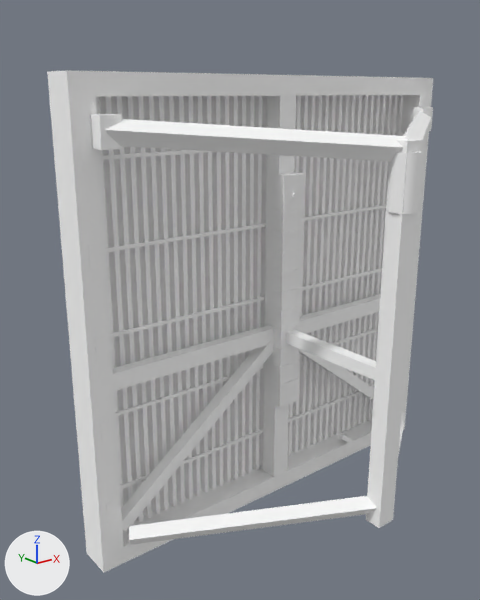
Two versions of the OBJ model src/main/resources/assets/ndidisplays/meshes/blow_through_panel.obj, one commit apart.
The view is the same before and after, from a 50 mm camera at (-0.506, -2.045, 0.966) aimed at (0.351, -0.975, 0.538). The lights are fixed; the arrows at lower left show +X, +Y and +Z. The picture after the commit comes second. Where no turn or scale is listed for an object, it has been applied to the vertices.

The first picture shows 'brace_arm_bot_1', 'brace_arm_top_1', 'brace_mast', 'electronics_column', 'led_strip_4', 'led_strip_5', 'profile_left', 'rail_bottom', 'rail_top', 'rear_diagonal_1', 'rear_rail_mid', 'spine_center' and 63 more.
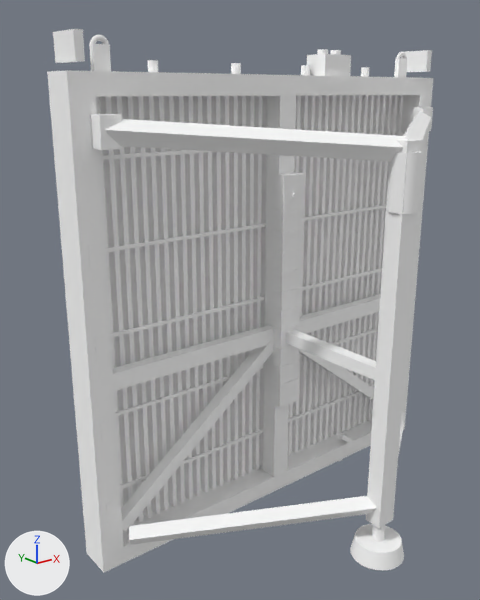
Commit message: Blow-through cabinet keeps every detail of its source mesh

The change, as a list of edits to the scene's bpy script:
```text
Add ob_stand_foot_pad:
    ob_stand_foot_pad = bpy.data.objects.new('stand_foot_pad', me_stand_foot_pad)  # a 28-sided cut cone along z (radius 0.0583 at the low end, 0.05 at the high end) spanning x 0.4417..0.5583, y -1.3288..-1.2121, z 0.0..0.0375; in mat_atlas (its picture is missing)
    ob_stand_foot_pad.location = (0.0, 0.0, 0.0)
Add ob_slot_right_6:
    ob_slot_right_6 = bpy.data.objects.new('slot_right_6', me_slot_right_6)  # a box spanning x 0.9667..0.9833, y -0.9546..-0.8737, z 1.015..1.065; in mat_atlas (its picture is missing)
    ob_slot_right_6.location = (0.0, 0.0, 0.0)
Add ob_slot_left_6:
    ob_slot_left_6 = bpy.data.objects.new('slot_left_6', me_slot_left_6)  # a box spanning x 0.0167..0.0333, y -0.9546..-0.8737, z 1.015..1.065; in mat_atlas (its picture is missing)
    ob_slot_left_6.location = (0.0, 0.0, 0.0)
Add ob_lug_ring_2:
    ob_lug_ring_2 = bpy.data.objects.new('lug_ring_2', me_lug_ring_2)  # a torus around y (ring radius 0.0133, tube radius 0.005) spanning x 0.8983..0.935, y -0.9192..-0.9092, z 1.025..1.0617; in mat_atlas (its picture is missing)
    ob_lug_ring_2.location = (0.0, 0.0, 0.0)
Add ob_lug_ring_1:
    ob_lug_ring_1 = bpy.data.objects.new('lug_ring_1', me_lug_ring_1)  # a torus around y (ring radius 0.0133, tube radius 0.005) spanning x 0.065..0.1017, y -0.9192..-0.9092, z 1.025..1.0617; in mat_atlas (its picture is missing)
    ob_lug_ring_1.location = (0.0, 0.0, 0.0)
Add ob_lug_2:
    ob_lug_2 = bpy.data.objects.new('lug_2', me_lug_2)  # a box spanning x 0.9..0.9333, y -0.92..-0.9083, z 0.9958..1.0458; in mat_atlas (its picture is missing)
    ob_lug_2.location = (0.0, 0.0, 0.0)
Add ob_lug_1:
    ob_lug_1 = bpy.data.objects.new('lug_1', me_lug_1)  # a box spanning x 0.0667..0.1, y -0.92..-0.9083, z 0.9958..1.0458; in mat_atlas (its picture is missing)
    ob_lug_1.location = (0.0, 0.0, 0.0)
Add ob_lock_pin_4:
    ob_lock_pin_4 = bpy.data.objects.new('lock_pin_4', me_lock_pin_4)  # a 16-sided cylinder along z spanning x 0.79..0.81, y -0.9096..-0.8896, z 0.9975..1.0225; in mat_atlas (its picture is missing)
    ob_lock_pin_4.location = (0.0, 0.0, 0.0)
Add ob_lock_pin_3:
    ob_lock_pin_3 = bpy.data.objects.new('lock_pin_3', me_lock_pin_3)  # a 16-sided cylinder along z spanning x 0.59..0.61, y -0.9096..-0.8896, z 0.9975..1.0225; in mat_atlas (its picture is missing)
    ob_lock_pin_3.location = (0.0, 0.0, 0.0)
Add ob_lock_pin_2:
    ob_lock_pin_2 = bpy.data.objects.new('lock_pin_2', me_lock_pin_2)  # a 16-sided cylinder along z spanning x 0.39..0.41, y -0.9096..-0.8896, z 0.9975..1.0225; in mat_atlas (its picture is missing)
    ob_lock_pin_2.location = (0.0, 0.0, 0.0)
Add ob_lock_pin_1:
    ob_lock_pin_1 = bpy.data.objects.new('lock_pin_1', me_lock_pin_1)  # a 16-sided cylinder along z spanning x 0.19..0.21, y -0.9096..-0.8896, z 0.9975..1.0225; in mat_atlas (its picture is missing)
    ob_lock_pin_1.location = (0.0, 0.0, 0.0)
Add ob_foot_stem:
    ob_foot_stem = bpy.data.objects.new('foot_stem', me_foot_stem)  # a 16-sided cylinder along z spanning x 0.4867..0.5133, y -1.2838..-1.2571, z 0.0..0.0833; in mat_atlas (its picture is missing)
    ob_foot_stem.location = (0.0, 0.0, 0.0)
Add ob_connector_gland_2:
    ob_connector_gland_2 = bpy.data.objects.new('connector_gland_2', me_connector_gland_2)  # a box spanning x 0.6708..0.6875, y -0.9225..-0.9058, z 1.04..1.0567; in mat_atlas (its picture is missing)
    ob_connector_gland_2.location = (0.0, 0.0, 0.0)
Add ob_connector_gland_1:
    ob_connector_gland_1 = bpy.data.objects.new('connector_gland_1', me_connector_gland_1)  # a box spanning x 0.6292..0.6458, y -0.9225..-0.9058, z 1.04..1.0567; in mat_atlas (its picture is missing)
    ob_connector_gland_1.location = (0.0, 0.0, 0.0)
Add ob_connector_box:
    ob_connector_box = bpy.data.objects.new('connector_box', me_connector_box)  # a box spanning x 0.6167..0.7, y -0.9433..-0.885, z 1.0..1.0458; in mat_atlas (its picture is missing)
    ob_connector_box.location = (0.0, 0.0, 0.0)
```

Location of each change, (x1, y1, x2, y2) in pixels of the pictures (480 x 600 px):
'stand_foot_pad', added
    after: (350, 524, 404, 571)
'slot_left_6', added
    after: (53, 29, 85, 63)
'connector_box', added
    after: (307, 54, 351, 76)
'lug_1', added
    after: (89, 44, 111, 71)
'slot_right_6', added
    after: (401, 50, 432, 72)
'lug_2', added
    after: (394, 58, 408, 77)
'foot_stem', added (mostly hidden)
    after: (372, 525, 385, 542)
'lug_ring_1', added
    after: (90, 35, 109, 49)
'lock_pin_1', added
    after: (147, 60, 158, 72)
'lock_pin_2', added
    after: (231, 63, 241, 74)
'lock_pin_3', added
    after: (301, 65, 310, 75)
'lock_pin_4', added
    after: (361, 67, 370, 77)
'lug_ring_2', added
    after: (396, 52, 407, 62)
'connector_gland_1', added
    after: (317, 49, 328, 54)
'connector_gland_2', added
    after: (330, 50, 341, 55)
